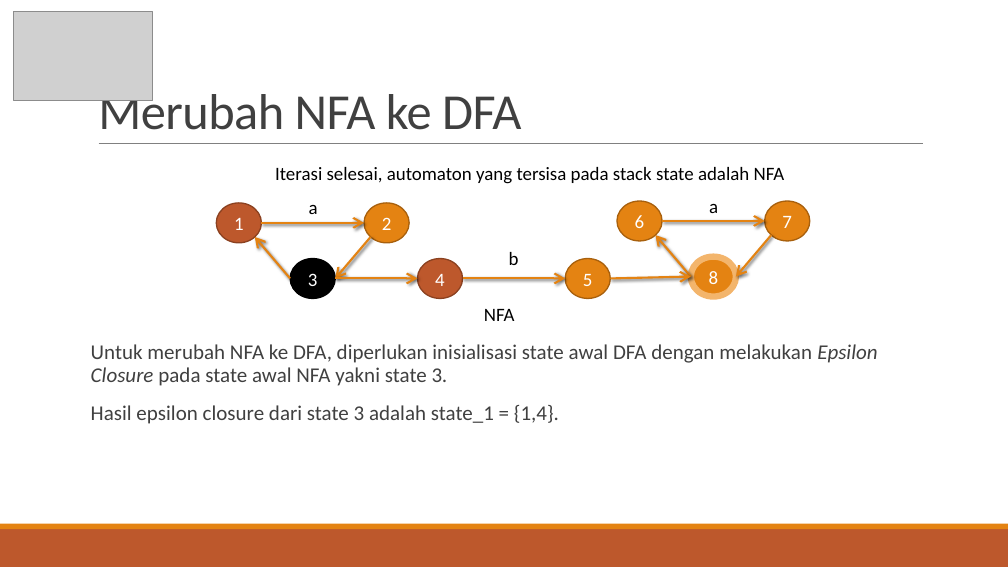
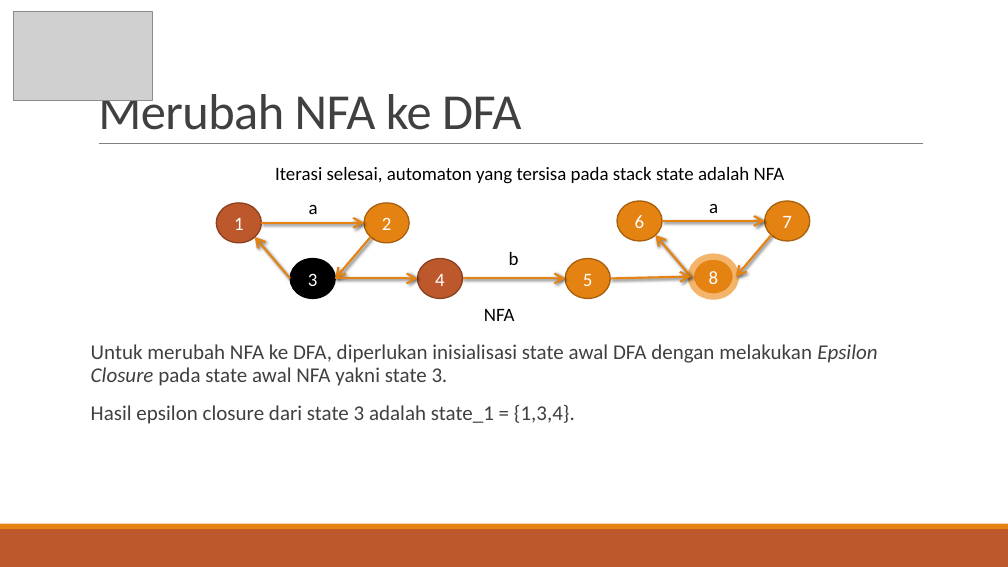
Before and after one commit to ryusan/TA-CTSTRING, a slide deck: slide 46 of 5111100079 Presentasi.pptx. Drawn at 1008x567 pixels with LibreOffice and Linux fonts; fonts in the diff are those of the drawing; grey boxes stand for pictures. Boxes give left, top, right and bottom in pixels: in the first picture for what was removed or moved away, otherwise in the second. Text is boxed around its words. In the diff, an @@ line names an element or a change of style, - is before the commit and + after.

```diff
--- a/5111100079 Presentasi.pptx
+++ b/5111100079 Presentasi.pptx
@@ text at <box>91,405,575,424</box>: text changed @@
-Hasil epsilon closure dari state 3 adalah state_1 = {1,4}.
+Hasil epsilon closure dari state 3 adalah state_1 = {1,3,4}.
```
Also in this commit, not shown: 43 other slides changed, 3 slides added, 2 slides removed, 51 other files.
